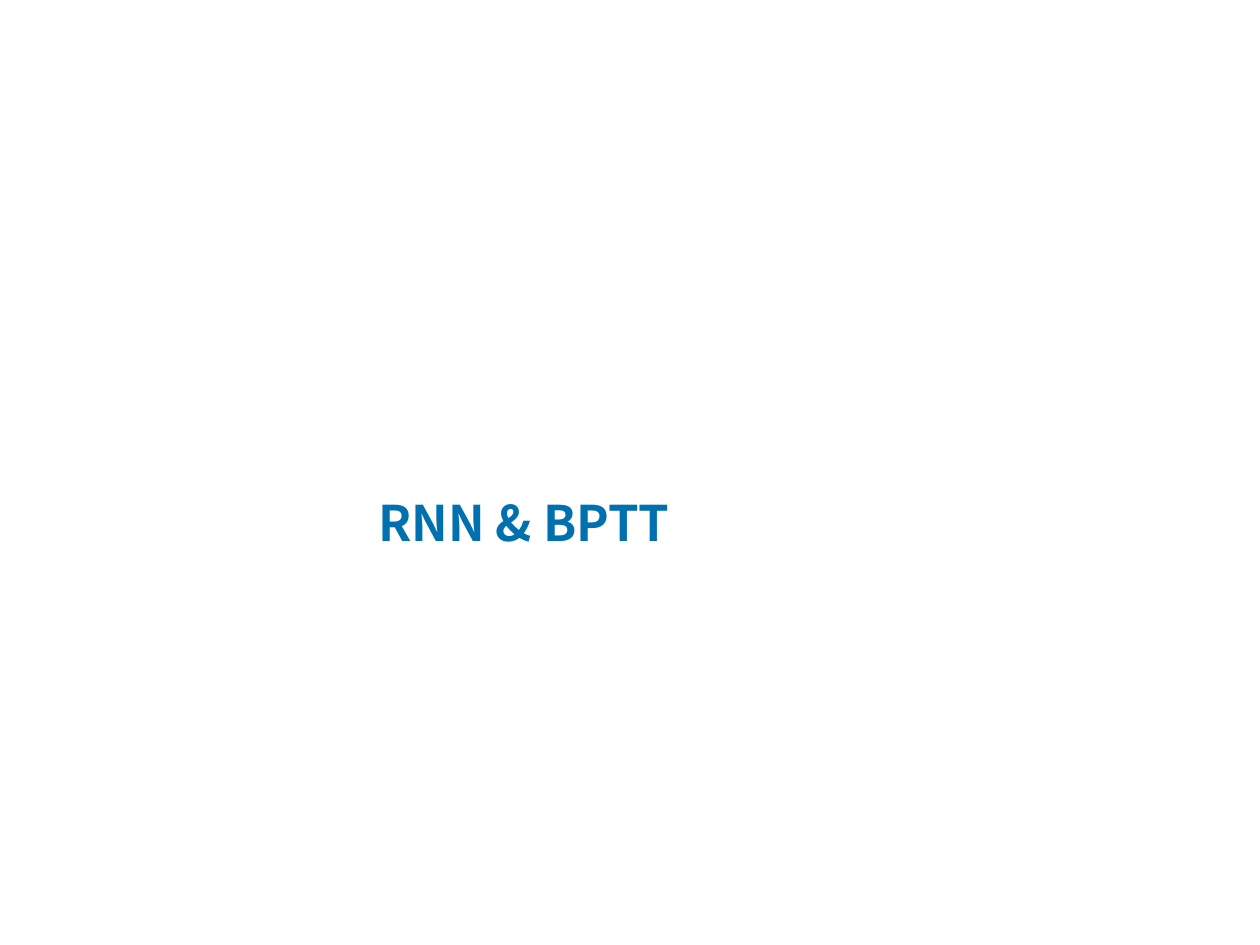
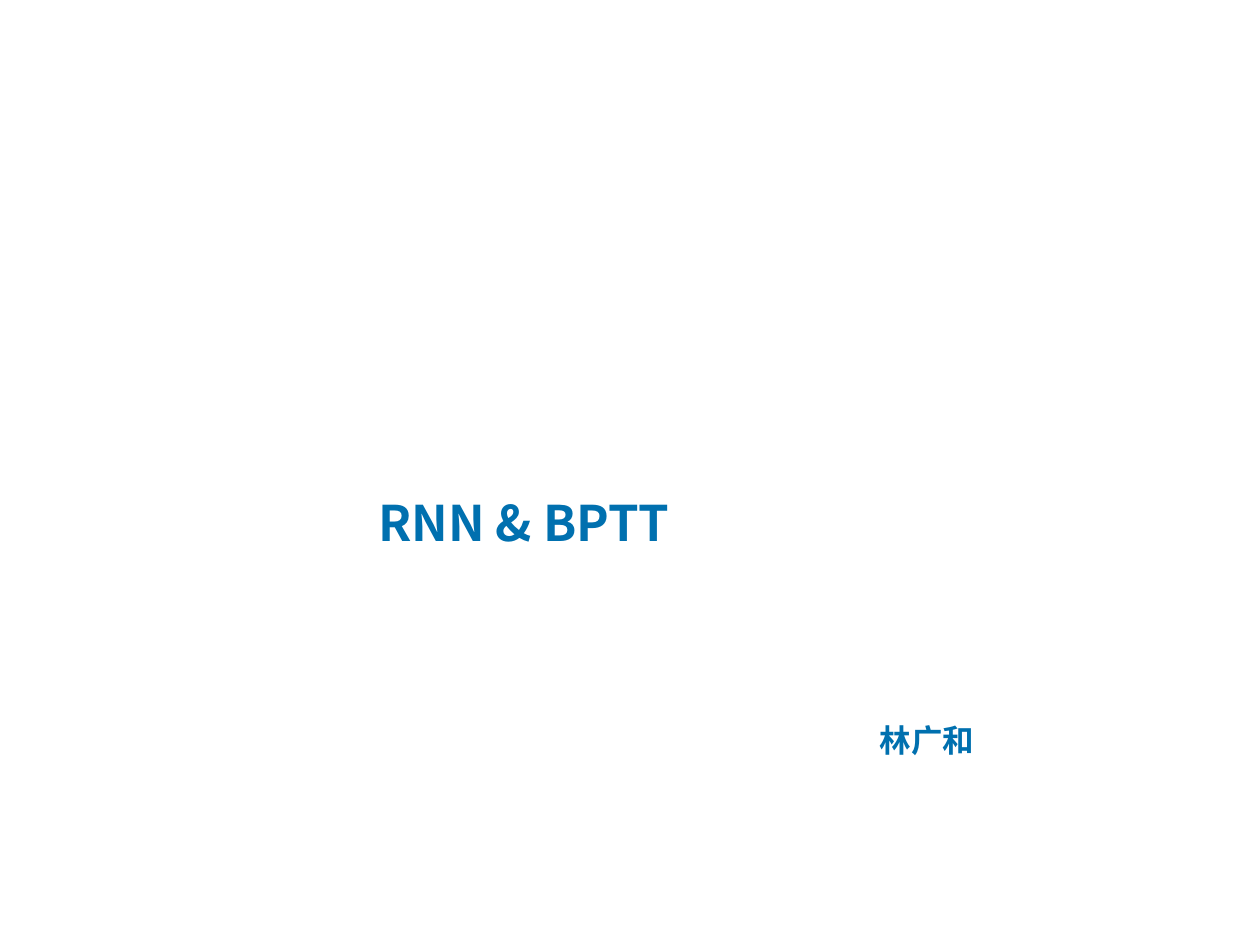
Before and after one commit to jxwb088047/RNN_BPTT_report, a slide deck: slide 1 of 林广和研一下学术ppt-2016-06-06.pptx. Drawn at 1260x945 pixels with LibreOffice and Linux fonts; fonts in the diff are those of the drawing; background and template pictures are left out. Boxes give left, top, right and bottom in pixels: in the first picture for what was removed or moved away, otherwise in the second. Text is boxed around its words. In the diff, an @@ line names an element or a change of style, - is before the commit and + after.

```diff
--- a/林广和研一下学术ppt-2016-06-06.pptx
+++ b/林广和研一下学术ppt-2016-06-06.pptx
@@ text added at (x1=880, y1=725, x2=974, y2=755), 18 pt, text #0070AF, bold @@
+林广和
```
Also in this commit, not shown: 2 other slides changed, 2 slides added, 1 slide removed, 1 other file.
